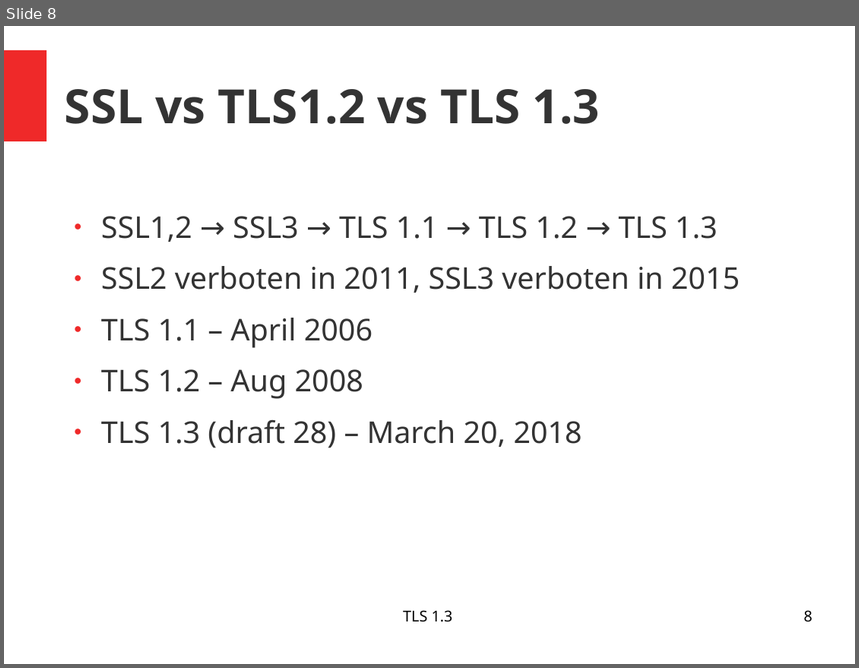
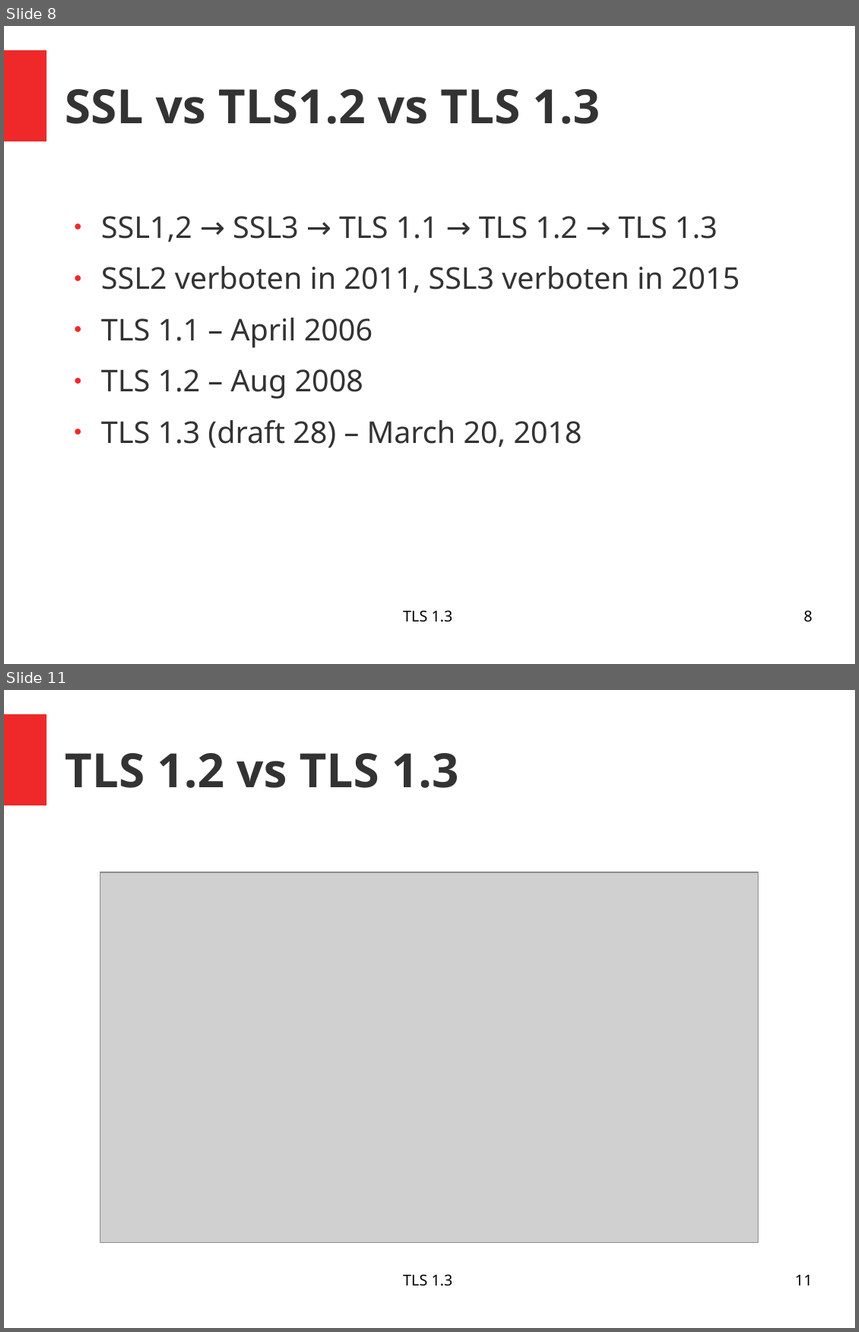
Before and after one commit to pchr8/rn-project, a slide deck: rnp/beleg/presentation.odp. Shown one above the other, each under a label of ours: slide 8 before the commit, slides 8 and 11 after it; the slides between them are not shown. The pictures are 859x668 and 859x1332 pixels, drawn with LibreOffice and Linux fonts; fonts in the diff are those of the drawing; grey boxes stand for pictures. Boxes give left, top, right and bottom in pixels: in the first picture for what was removed or moved away, otherwise in the second. Text is boxed around its words. In the diff, an @@ line names an element or a change of style, - is before the commit and + after.

```diff
--- a/rnp/beleg/presentation.odp
+++ b/rnp/beleg/presentation.odp
@@ slide 11 added at (4,690,855,1328), background #FFFFFF; not listed: 1 template element that a slide beside it also shows @@
@@ title added at (65,753,459,788), 44 pt, text #333333, bold @@
+TLS 1.2 vs TLS 1.3
@@ picture added at (101,872,759,1243) @@
@@ text added at (403,1274,453,1287), 14 pt, text #000000 @@
+TLS 1.3
@@ page number added at (795,1275,813,1286), 14 pt, text #000000 @@
+11
```
Also in this commit, not shown: 1 slide changed, 1 other slide added, 3 other files.
